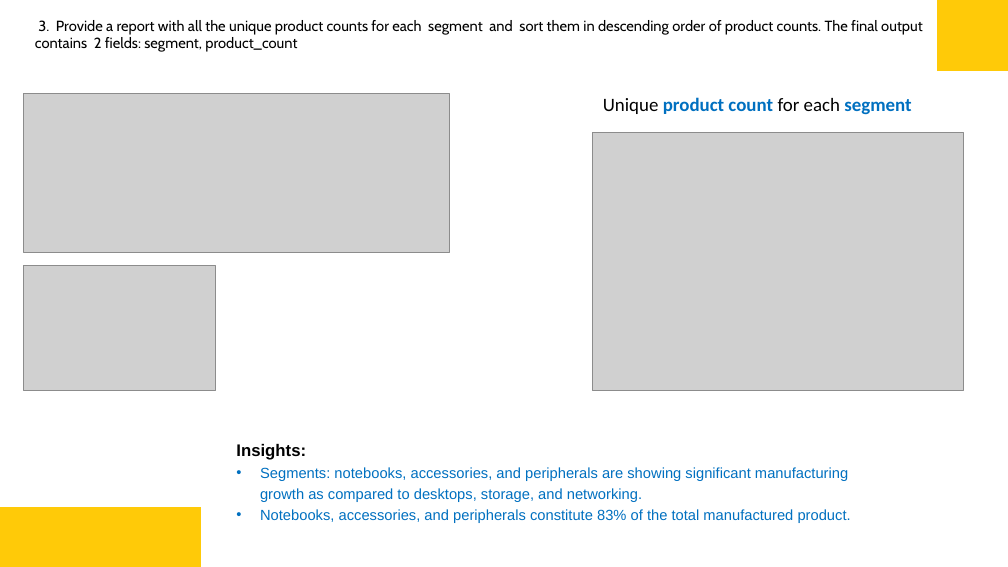
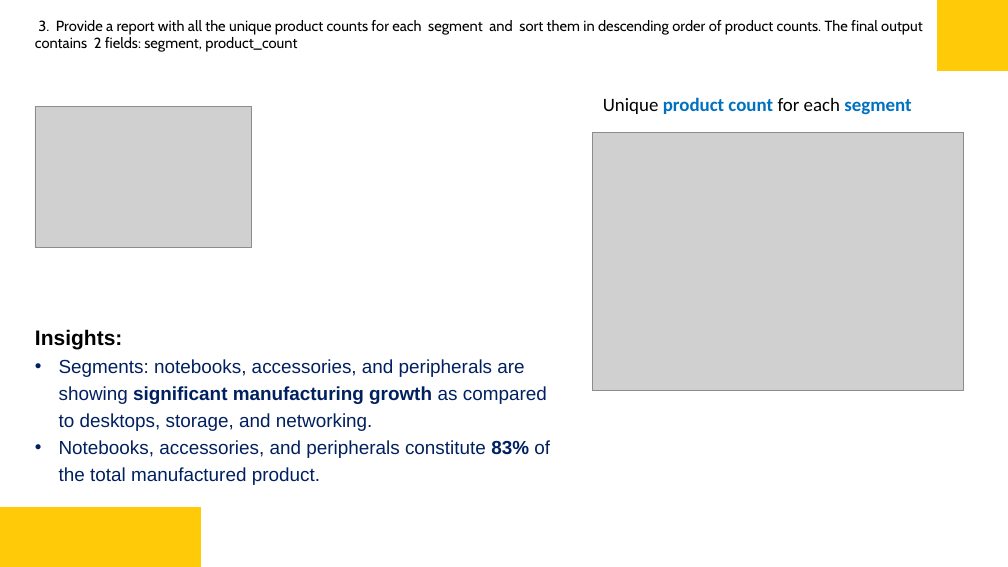
Before and after one commit to saksham77ang/Atliq-consumer-goods, a slide deck: slide 8 of Consumer Goods SQl Powerbi Project.pptx. Drawn at 1008x567 pixels with LibreOffice and Linux fonts; fonts in the diff are those of the drawing; grey boxes stand for pictures. Boxes give left, top, right and bottom in pixels: in the first picture for what was removed or moved away, otherwise in the second. Text is boxed around its words. In the diff, an @@ line names an element or a change of style, - is before the commit and + after.

```diff
--- a/Consumer Goods SQl Powerbi Project.pptx
+++ b/Consumer Goods SQl Powerbi Project.pptx
@@ picture removed at (x1=23, y1=94, x2=449, y2=252) @@
@@ picture resized from (x1=23, y1=265, x2=216, y2=391) to (x1=35, y1=106, x2=252, y2=247) @@
@@ text "Insights:" moved from (x1=236, y1=444, x2=851, y2=523) to (x1=35, y1=329, x2=550, y2=485) @@
@@ text "Insights:" at (x1=35, y1=329, x2=550, y2=485): size 16 to 20 pt in "Insights:"; size 14 to 18 pt, text colour #0070C0 to #002060; bold on in "significant manufacturing growth", "83%" @@
```
Also in this commit, not shown: 9 other slides changed.
